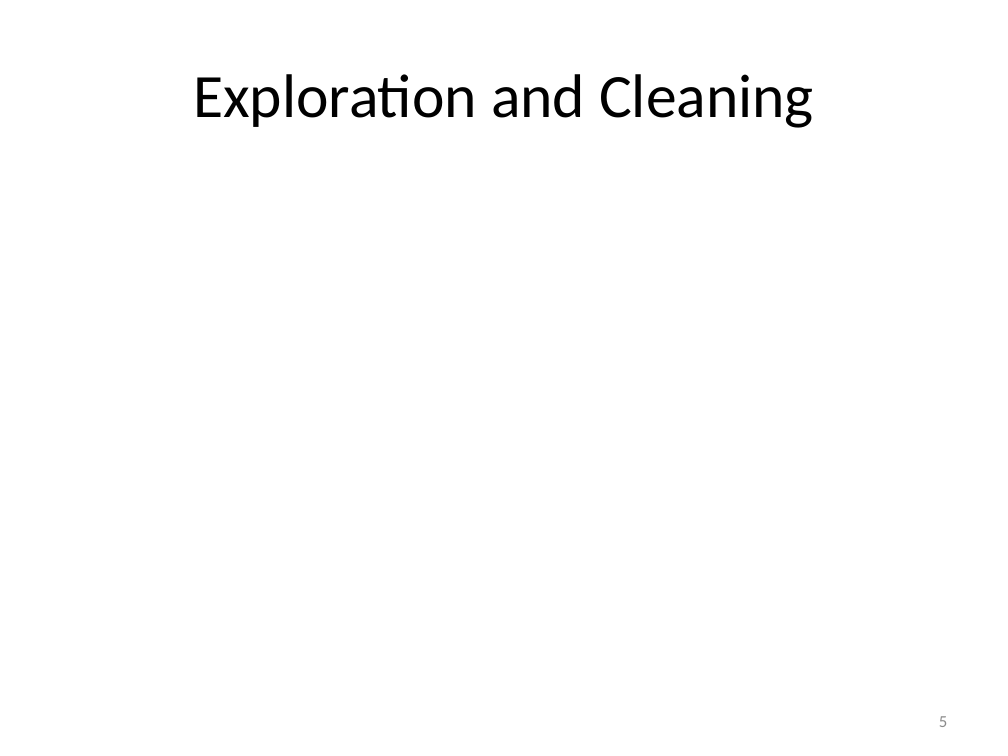
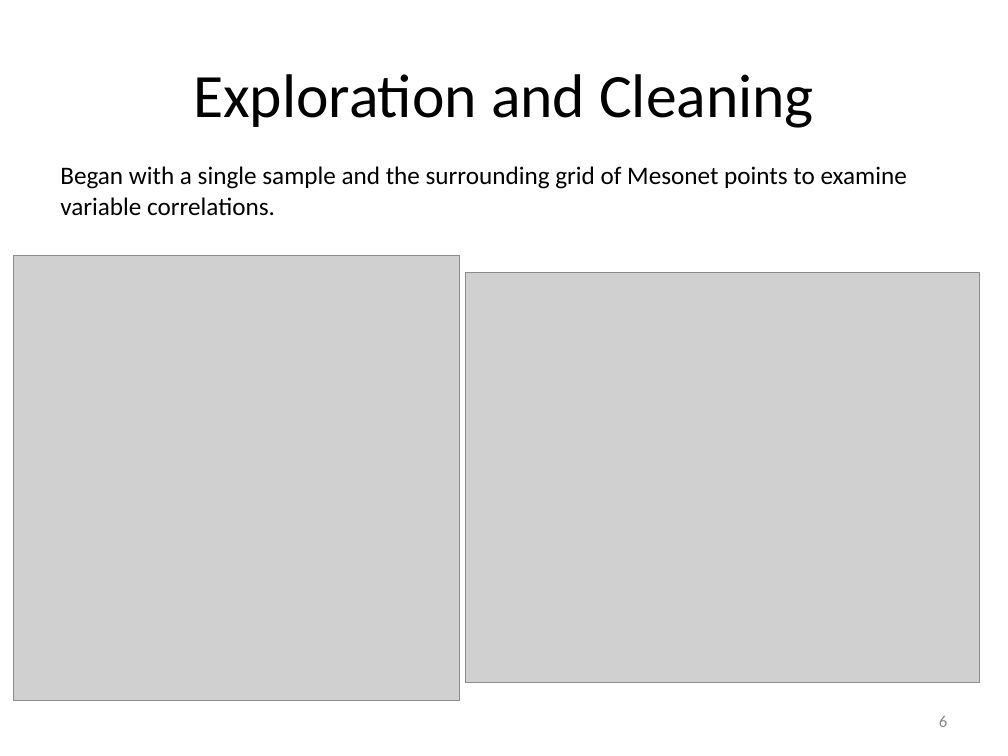
Before and after one commit to joelmpiper/solar_energy_prediction, a slide deck: slide 6 of slides/ga_presentation_jmp.pptx (slide 5 before the commit). Drawn at 1008x756 pixels with LibreOffice and Linux fonts; fonts in the diff are those of the drawing; grey boxes stand for pictures. Boxes give left, top, right and bottom in pixels: in the first picture for what was removed or moved away, otherwise in the second. Text is boxed around its words. In the diff, an @@ line names an element or a change of style, - is before the commit and + after.

```diff
--- a/slides/ga_presentation_jmp.pptx
+++ b/slides/ga_presentation_jmp.pptx
@@ text added at bbox=[60, 166, 907, 216], 18 pt, text #000000 @@
+Began with a single sample and the surrounding grid of Mesonet points to examine variable correlations.
@@ picture added at bbox=[14, 255, 460, 701] @@
@@ picture added at bbox=[466, 272, 979, 682] @@
@@ page number at bbox=[939, 716, 947, 727]: text changed @@
-5
+6
```
Also in this commit, not shown: 1 slide added, 1 slide removed, 4 other files.
